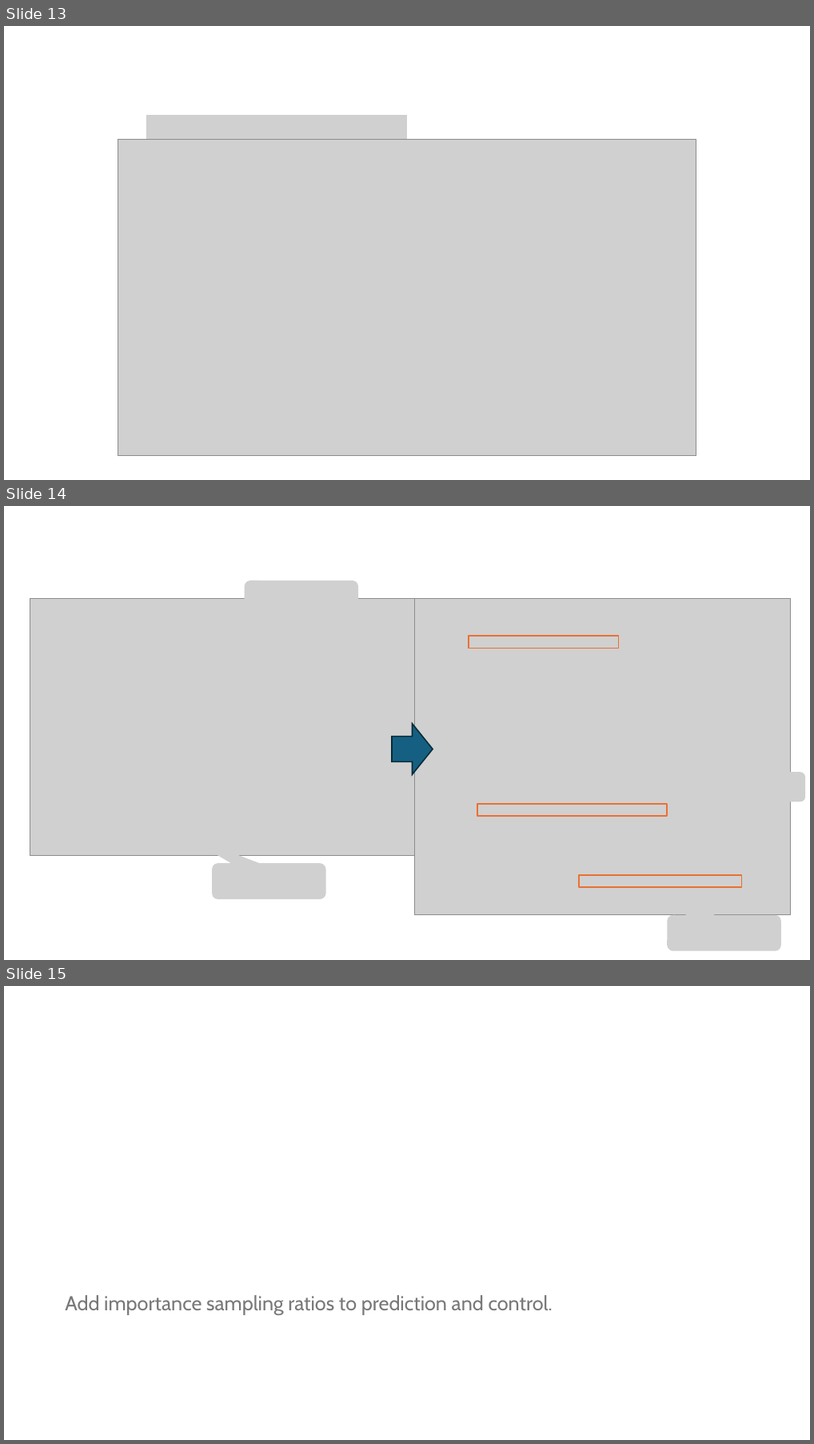
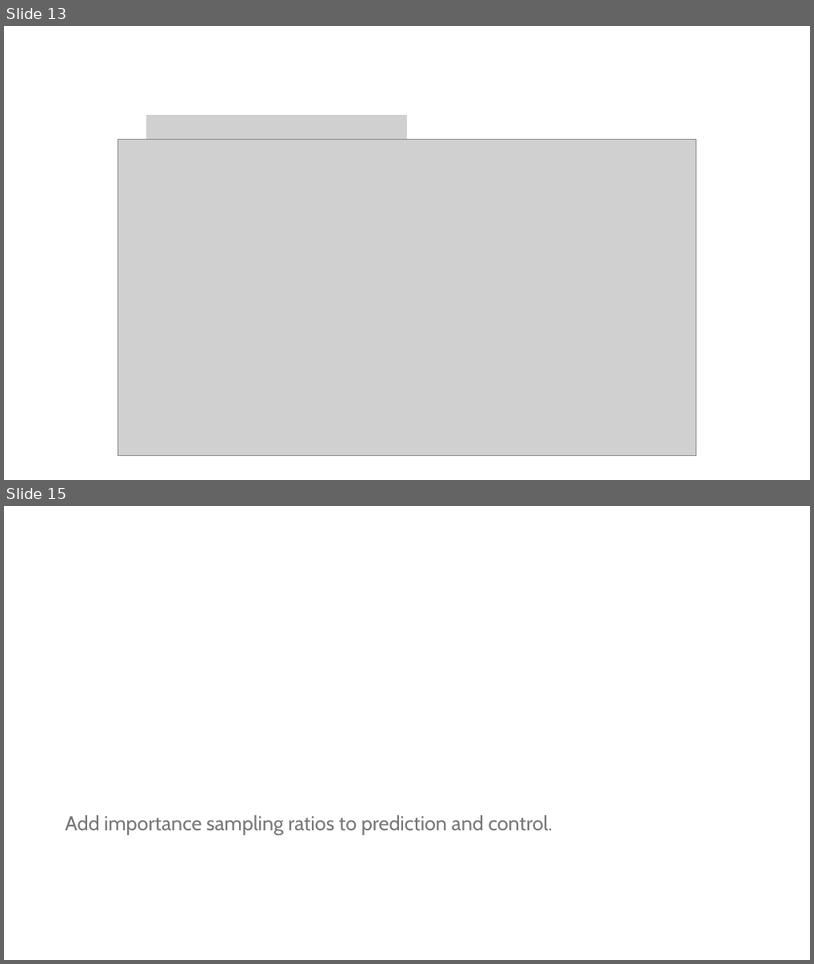
Before and after one commit to mhahsler/Introduction_to_Reinforcement_Learning, a slide deck: slides/Lecture_Chapter07.pptx. Shown one above the other, each under a label of ours: slides 13, 14 and 15 before the commit, slides 13 and 15 after it; the slides between them are not shown. The pictures are 814x1444 and 814x964 pixels, drawn with LibreOffice and Linux fonts; fonts in the diff are those of the drawing; grey boxes stand for pictures. Boxes give left, top, right and bottom in pixels: in the first picture for what was removed or moved away, otherwise in the second. Text is boxed around its words. In the diff, an @@ line names an element or a change of style, - is before the commit and + after.

```diff
--- a/slides/Lecture_Chapter07.pptx
+++ b/slides/Lecture_Chapter07.pptx
@@ slide 14 removed at [4,506,810,960], background #FFFFFF @@
@@ picture removed at [30,599,414,856] @@
@@ picture removed at [245,580,359,616] @@
@@ picture removed at [414,599,790,915] @@
@@ rectangle removed at [470,636,619,648] @@
@@ right arrow removed at [392,724,434,775] @@
@@ picture removed at [656,772,806,801] @@
@@ rectangle removed at [478,804,668,816] @@
@@ picture removed at [212,863,326,899] @@
@@ rectangle removed at [579,875,742,888] @@
@@ picture removed at [668,915,782,951] @@
```
Also in this commit, not shown: 2 slides changed, 1 slide added, 4 other files.
